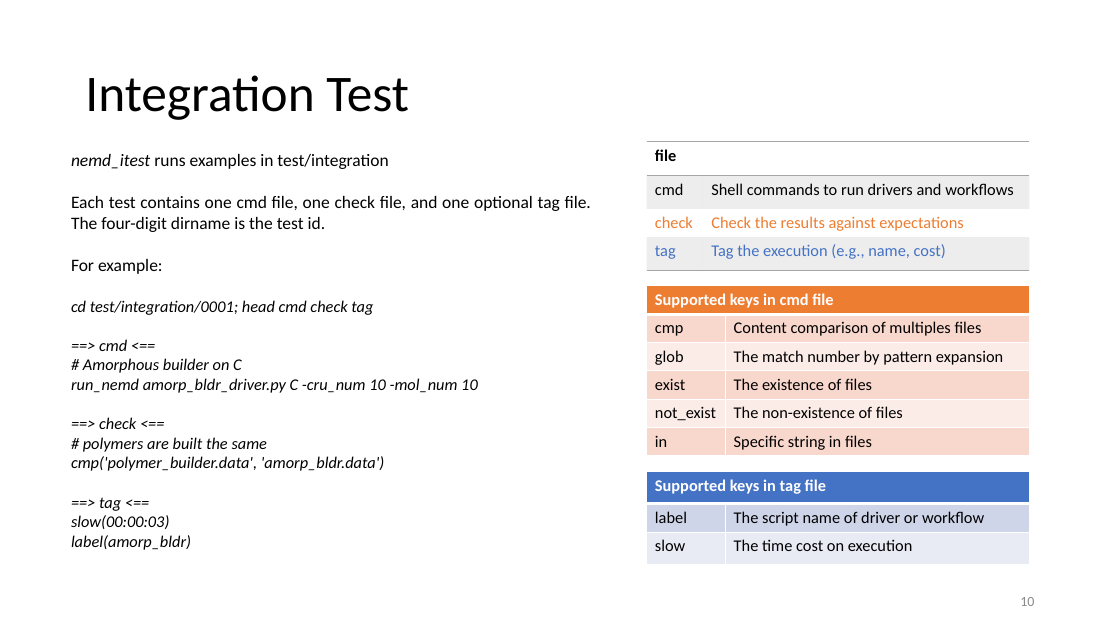
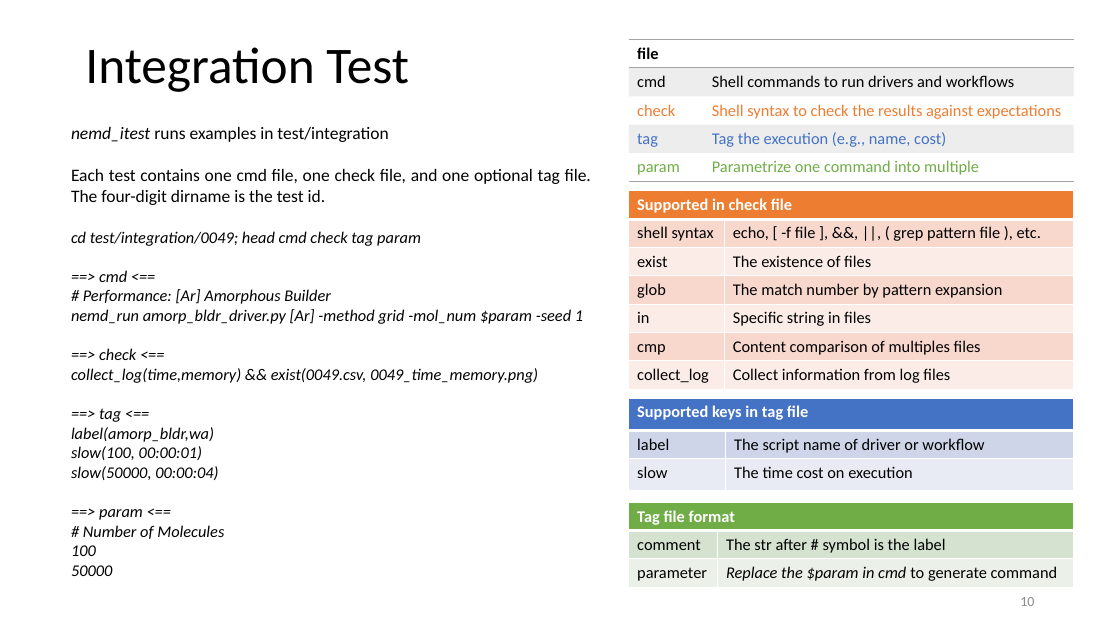
Before and after one commit to zhteg4pvt/nemd, a slide deck: slide 10 of docs/power_point/nemd.pptx. Drawn at 1120x630 pixels with LibreOffice and Linux fonts; fonts in the diff are those of the drawing. Boxes give left, top, right and bottom in pixels: in the first picture for what was removed or moved away, otherwise in the second. Text is boxed around its words. In the diff, an @@ line names an element or a change of style, - is before the commit and + after.

```diff
--- a/docs/power_point/nemd.pptx
+++ b/docs/power_point/nemd.pptx
@@ title "Integration Test": place and size @@
-title "Integration Test" at [85, 75, 409, 120]
+title "Integration Test" at [85, 47, 409, 92]
@@ table at [629, 39, 1075, 180] @@
-row 3, column 2: Check the results against expectations
+row 3, column 2: Shell syntax to check the results against expectations
+row 5: param | Parametrize one command into multiple
@@ table: place and size @@
-table at [647, 142, 1030, 271]
+table at [629, 39, 1075, 180]
@@ text "nemd_itest runs examples in test/integration": place and size @@
-text "nemd_itest runs examples in test/integration" at [71, 154, 591, 550]
+text "nemd_itest runs examples in test/integration" at [71, 127, 591, 576]
@@ table at [629, 191, 1075, 387] @@
-row 1: Supported keys in cmd file | 
+row 1: Supported in check file | 
+row 2: shell syntax | echo, [ -f file ], &&, ||, ( grep pattern file ), etc.
+row 3: exist | The existence of files
+row 4: glob | The match number by pattern expansion
+row 5: in | Specific string in files
-row 3: glob | The match number by pattern expansion
-row 4: exist | The existence of files
-row 5: not_exist | The non-existence of files
-row 6: in | Specific string in files
+row 7: collect_log | Collect information from log files
@@ table: place and size @@
-table at [647, 286, 1030, 454]
+table at [629, 191, 1075, 387]
@@ text at [71, 231, 421, 246]: text changed @@
-For example:
-cd test/integration/0001; head cmd check tag
+cd test/integration/0049; head cmd check tag param
@@ text at [71, 289, 583, 324]: text changed @@
-# Amorphous builder on C
-run_nemd amorp_bldr_driver.py C -cru_num 10 -mol_num 10
+# Performance: [Ar] Amorphous Builder
+nemd_run amorp_bldr_driver.py [Ar] -method grid -mol_num $param -seed 1
@@ text at [71, 368, 538, 383]: text changed @@
-# polymers are built the same
-cmp('polymer_builder.data', 'amorp_bldr.data')
+collect_log(time,memory) && exist(0049.csv, 0049_time_memory.png)
@@ table: place and size @@
-table at [647, 471, 1030, 565]
+table at [629, 398, 1074, 491]
@@ text at [71, 427, 224, 576]: text changed @@
-slow(00:00:03)
-label(amorp_bldr)
+label(amorp_bldr,wa)
+slow(100, 00:00:01)
+slow(50000, 00:00:04)
+==> param <==
+# Number of Molecules
+100
+50000
@@ table added at [629, 502, 1075, 587], 3 rows, 2 columns @@
+Tag file format | 
+comment | The str after # symbol is the label
+parameter | Replace the $param in cmd to generate command
```
Also in this commit, not shown: 2 other slides changed, 26 other files.
